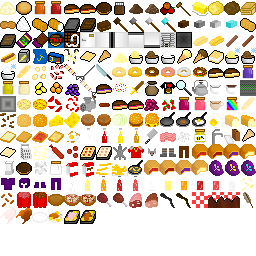
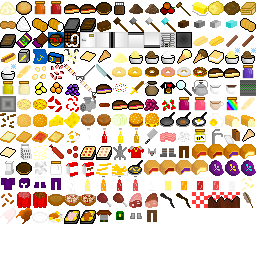
Before/after of a (256, 256) layered artwork. What changed in the layer stack:
added layer "Pasted Layer #229" above "Pasted Layer #228" over (147, 210, 157, 222)
added layer "Pasted Layer #228" above "Pasted Layer #227" over (130, 213, 142, 219)
added layer "Pasted Layer #227" above "Pasted Layer #226" over (116, 211, 124, 220)
added layer "Pasted Layer #226" above "Pasted Layer #225" over (96, 210, 112, 222)
